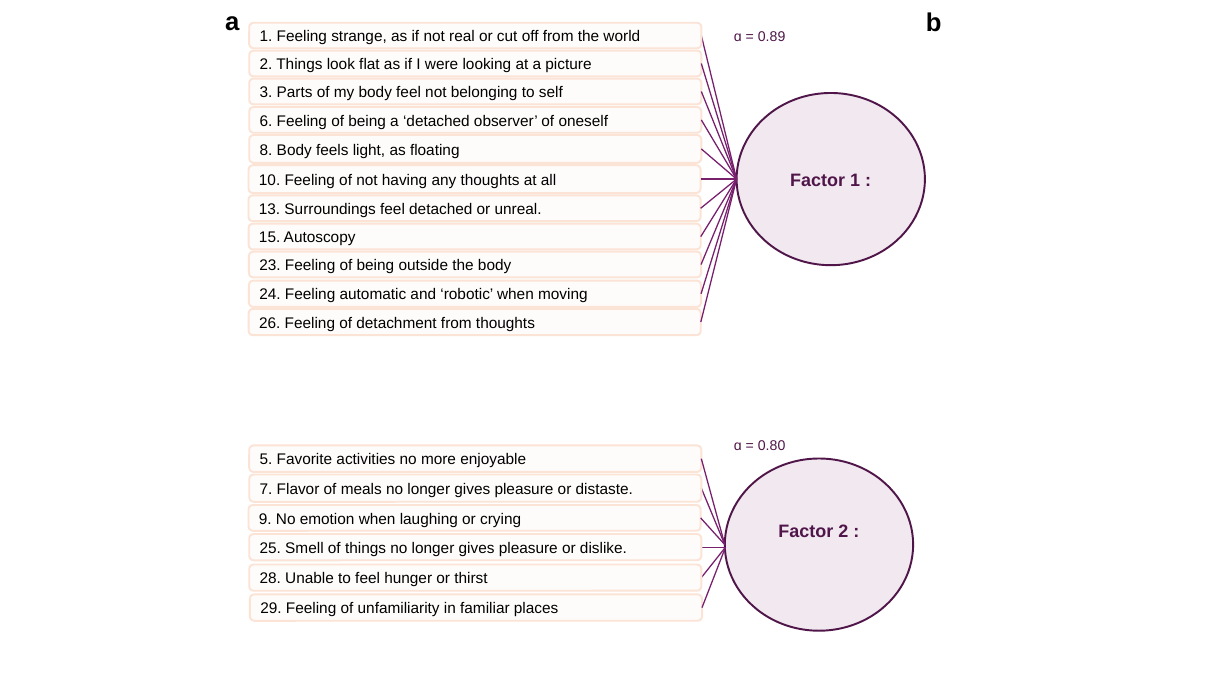
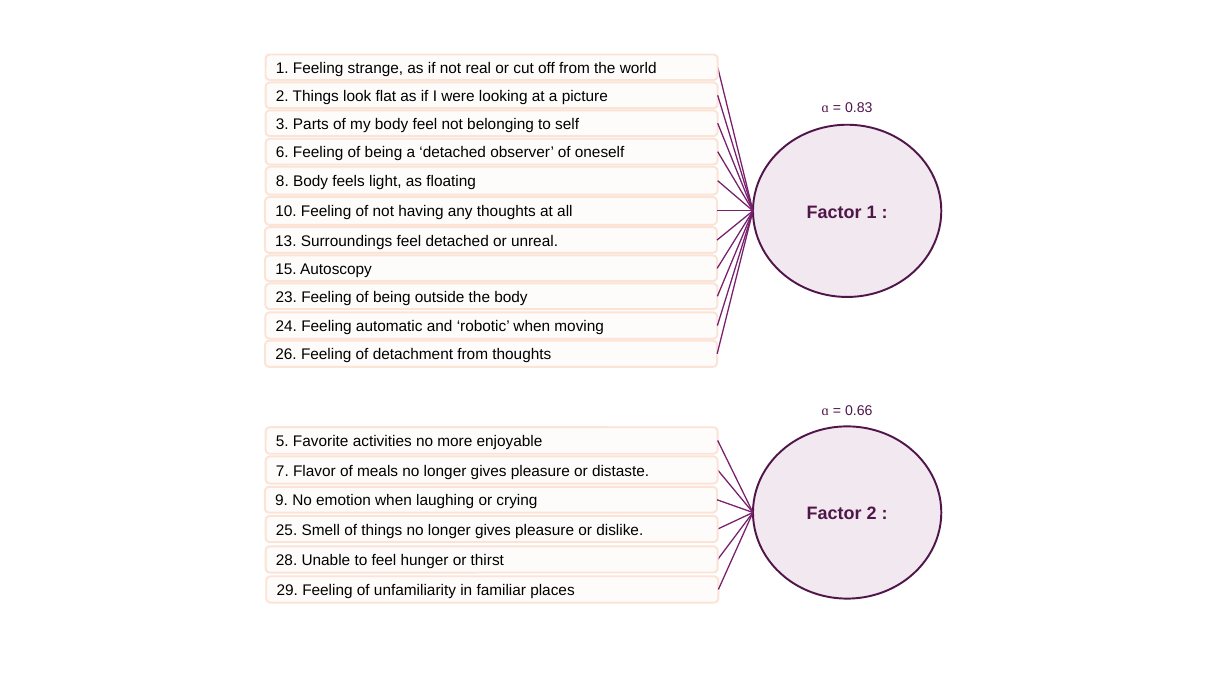
Before and after one commit to MaeGobi/2025-2027_CDS_general_pop, a slide deck: slide 1 of figures/CDS_dimensions_POP8GEN.pptx. Drawn at 1232x693 pixels with LibreOffice and Linux fonts; fonts in the diff are those of the drawing. Boxes give left, top, right and bottom in pixels: in the first picture for what was removed or moved away, otherwise in the second. Text is boxed around its words. In the diff, an @@ line names an element or a change of style, - is before the commit and + after.

```diff
--- a/figures/CDS_dimensions_POP8GEN.pptx
+++ b/figures/CDS_dimensions_POP8GEN.pptx
@@ text removed at [225, 16, 239, 31] @@
-a
@@ text removed at [926, 12, 942, 32] @@
-b
@@ text at [822, 102, 873, 112]: text changed @@
-ɑ = 0.89
+ɑ = 0.83
@@ 11 lines, 10 rounded rectangles, 1 ellipse: place and size @@
-11 lines, 10 rounded rectangles, 1 ellipse at [249, 23, 925, 335]
+11 lines, 10 rounded rectangles, 1 ellipse at [265, 55, 942, 368]
@@ rounded rectangle "23. Feeling of being outside ...": place and size @@
-rounded rectangle "23. Feeling of being outside ..." at [249, 251, 701, 277]
+rounded rectangle "23. Feeling of being outside ..." at [265, 284, 717, 310]
@@ text at [822, 405, 873, 415]: text changed @@
-ɑ = 0.80
+ɑ = 0.66
@@ line moved from (701, 458) - (725, 544) to (718, 441) - (753, 513) @@
@@ ellipse "Factor 2 :": place and size @@
-ellipse "Factor 2 :" at [725, 458, 913, 630]
+ellipse "Factor 2 :" at [753, 426, 942, 598]
@@ line moved from (701, 488) - (725, 544) to (718, 470) - (753, 513) @@
@@ 5 rounded rectangles: place and size @@
-5 rounded rectangles at [249, 445, 701, 591]
+5 rounded rectangles at [265, 427, 717, 572]
@@ line moved from (701, 518) - (725, 544) to (717, 500) - (753, 513) @@
@@ line moved from (701, 578) - (726, 547) to (718, 559) - (753, 513) @@
@@ line moved from (701, 547) - (726, 547) to (718, 530) - (753, 513) @@
@@ line moved from (702, 608) - (726, 547) to (719, 590) - (753, 513) @@
@@ rounded rectangle "29. Feeling of unfamiliarity in ...": place and size @@
-rounded rectangle "29. Feeling of unfamiliarity in ..." at [250, 594, 701, 621]
+rounded rectangle "29. Feeling of unfamiliarity in ..." at [266, 577, 718, 604]
```
Also in this commit, not shown: 4 other files.
